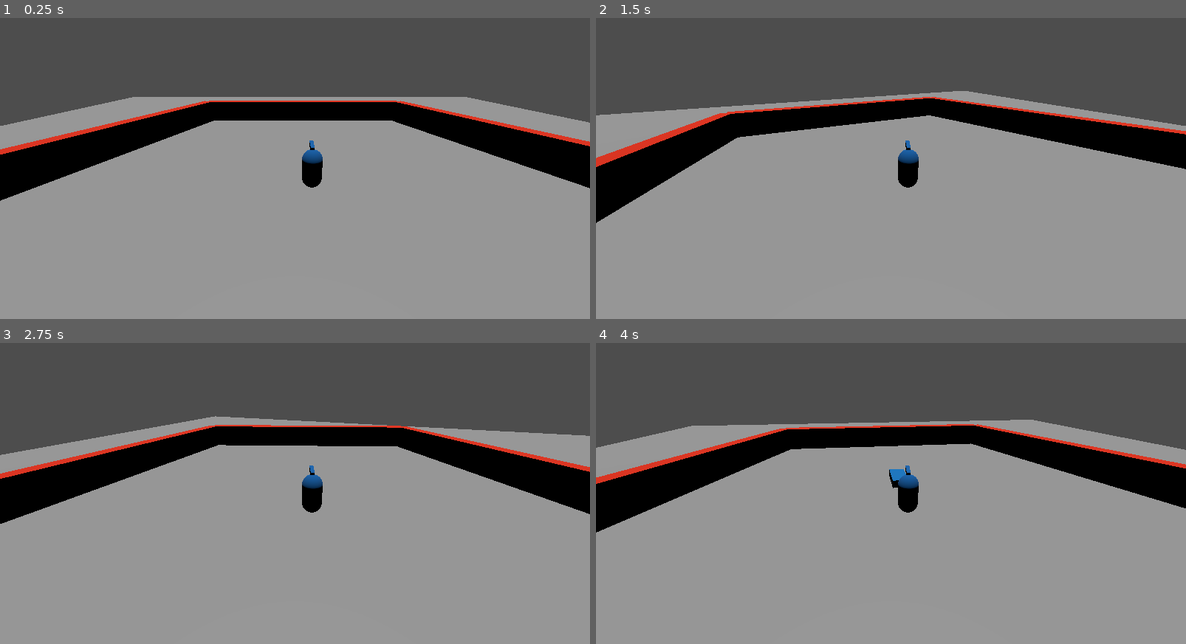
Above: before the commit, frames 1-4 (two rows, left to right).
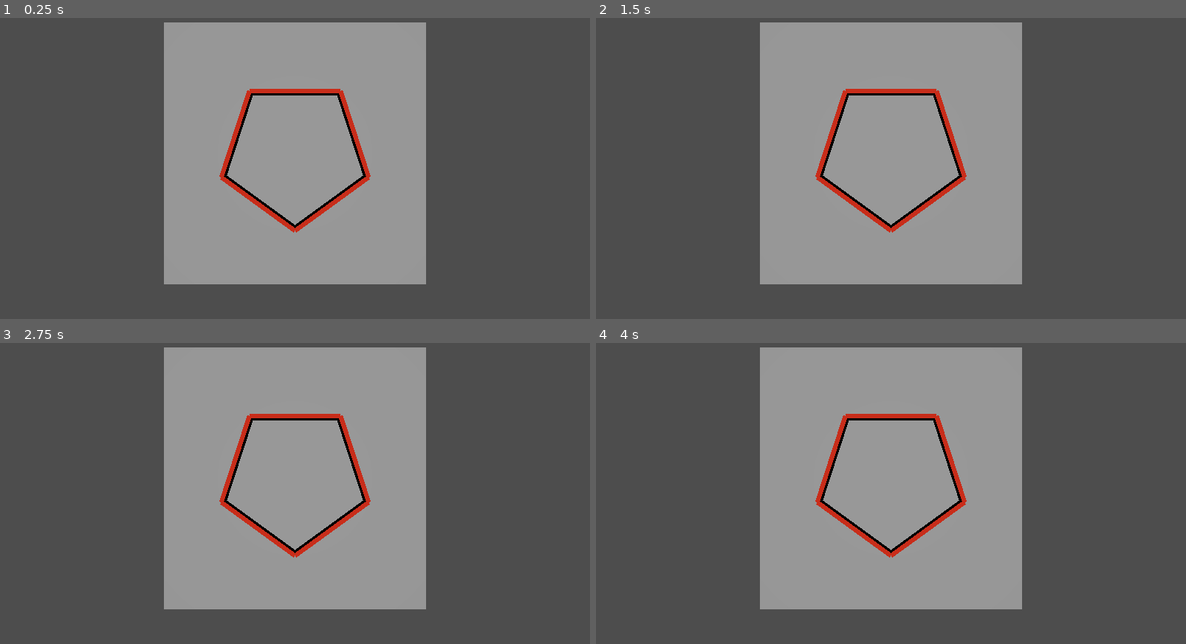
Above: after the commit, the same moments.

Repository: lemmerone/godot-matador
Game: Godot game, scene res://main.tscn
Same seed, same stepped clock (60 frames per second), same inputs: the game is played once before the commit and once after it.
Inputs:
- Up to frame 1 (0.25 s): no input
- Up to frame 2 (1.5 s): tap Enter at 0.5 s; hold Right (rotation_right) 0.53-1.28 s; hold R (remove_mob, bound only after the commit) 0.53-1.28 s; hold A (rotation_left) from 1.28 s (still down); tap Space (dodge) at 1.35 s
- Up to frame 3 (2.75 s): tap R (remove_mob, bound only after the commit) at 1.55 s; release A (rotation_left) at 2.03 s; hold Right (rotation_right) from 2.03 s (still down); hold R (remove_mob, bound only after the commit) from 2.03 s (still down)
- Up to frame 4 (4 s): release R (remove_mob, bound only after the commit) at 2.78 s; tap R (remove_mob, bound only after the commit) at 2.85 s; release Right (rotation_right) at 3.53 s; hold A (rotation_left) from 3.53 s (still down); hold R (remove_mob, bound only after the commit) from 3.53 s (still down); tap Space (dodge) at 3.6 s

The runs differ from the first frame. In frame 1, 60% of the frame differs, in the area x 0-100%, y 1-100%; in frame 2, 59%; in frame 3, 59%; in frame 4, 60%.

Commit message:
feat: player death detection

Diff:
--- a/Bull/bull.gd
+++ b/Bull/bull.gd
@@ -6,6 +6,9 @@
 
 func _process(delta):
 	if (abs(position.x) > abs(border_x)) or (abs(position.z) > abs(border_z)):
+		queue_free()
+	#delete on release
+	if (Input.is_action_pressed("remove_mob")):
 		queue_free()
 
 func _physics_process(_delta):
--- /dev/null
+++ b/HUD/Game Over/game_over.gd
@@ -0,0 +1,6 @@
+extends Control
+
+signal game_over
+
+func _on_restart_pressed():
+	pass
--- /dev/null
+++ b/HUD/Game Over/game_over.tscn
@@ -0,0 +1,44 @@
+[gd_scene load_steps=2 format=3 uid="uid://bpy7xaglwexk0"]
+
+[ext_resource type="Script" path="res://HUD/Game Over/game_over.gd" id="1_w1yi0"]
+
+[node name="GameOver" type="Control"]
+layout_mode = 3
+anchors_preset = 15
+anchor_right = 1.0
+anchor_bottom = 1.0
+grow_horizontal = 2
+grow_vertical = 2
+script = ExtResource("1_w1yi0")
+
+[node name="Label" type="Label" parent="."]
+layout_mode = 1
+anchors_preset = 8
+anchor_left = 0.5
+anchor_top = 0.5
+anchor_right = 0.5
+anchor_bottom = 0.5
+offset_left = -20.0
+offset_top = -11.5
+offset_right = 20.0
+offset_bottom = 11.5
+grow_horizontal = 2
+grow_vertical = 2
+text = "Game Over"
+
+[node name="Restart" type="Button" parent="."]
+layout_mode = 1
+anchors_preset = 8
+anchor_left = 0.5
+anchor_top = 0.5
+anchor_right = 0.5
+anchor_bottom = 0.5
+offset_left = -32.5
+offset_top = 71.0
+offset_right = 32.5
+offset_bottom = 102.0
+grow_horizontal = 2
+grow_vertical = 2
+text = "Restart"
+
+[connection signal="pressed" from="Restart" to="." method="_on_restart_pressed"]
--- a/Player/player.gd
+++ b/Player/player.gd
@@ -1,7 +1,10 @@
 extends CharacterBody3D
 
+signal hit
+
+@onready var health = 3
 var num_sides : int
-var step_rotation = 0.0
+var step_rotation : float
 var direction
 
 const SMOOTH_SPEED = 5.0
@@ -39,3 +42,10 @@
 		position.z = lerp_angle(position.z, 0, delta * SMOOTH_SPEED)
 
 	rotation.y = lerp_angle(rotation.y, step_rotation, delta * SMOOTH_SPEED)
+
+func die():
+	hit.emit()
+	queue_free()
+
+func _on_mob_detector_body_entered(body):
+	die()
--- a/Player/player.tscn
+++ b/Player/player.tscn
@@ -1,8 +1,6 @@
 [gd_scene load_steps=7 format=3 uid="uid://b5ka4q4vq1vpx"]
 
 [ext_resource type="Script" path="res://Player/player.gd" id="1_ejmbr"]
-
-[sub_resource type="CapsuleShape3D" id="CapsuleShape3D_xgxii"]
 
 [sub_resource type="StandardMaterial3D" id="StandardMaterial3D_pkwxm"]
 albedo_color = Color(0, 0.360784, 0.639216, 1)
@@ -17,23 +15,40 @@
 material = SubResource("StandardMaterial3D_ghc7u")
 size = Vector3(0.2, 0.2, 1)
 
+[sub_resource type="CapsuleShape3D" id="CapsuleShape3D_xgxii"]
+
 [node name="Player" type="CharacterBody3D"]
 collision_layer = 2
 collision_mask = 2
 script = ExtResource("1_ejmbr")
 
+[node name="Pivot" type="Node3D" parent="."]
+
+[node name="Body" type="MeshInstance3D" parent="Pivot"]
+transform = Transform3D(1, 0, 0, 0, 1, 0, 0, 0, 1, 0, 1, 0)
+mesh = SubResource("CapsuleMesh_ixlwm")
+skeleton = NodePath("../..")
+
+[node name="Arm" type="MeshInstance3D" parent="Pivot"]
+transform = Transform3D(1, 0, 0, 0, 1, 0, 0, 0, 1, 0, 2.02, 0.5)
+mesh = SubResource("BoxMesh_hlv0n")
+skeleton = NodePath("../..")
+
 [node name="CollisionShape3D" type="CollisionShape3D" parent="."]
 transform = Transform3D(1, 0, 0, 0, 1, 0, 0, 0, 1, 0, 1, 0)
 shape = SubResource("CapsuleShape3D_xgxii")
 
-[node name="Body" type="MeshInstance3D" parent="."]
+[node name="MobDetector" type="Area3D" parent="."]
+collision_layer = 0
+collision_mask = 2
+monitorable = false
+
+[node name="CollisionShape3D" type="CollisionShape3D" parent="MobDetector"]
 transform = Transform3D(1, 0, 0, 0, 1, 0, 0, 0, 1, 0, 1, 0)
-mesh = SubResource("CapsuleMesh_ixlwm")
-
-[node name="Arm" type="MeshInstance3D" parent="."]
-transform = Transform3D(1, 0, 0, 0, 1, 0, 0, 0, 1, 0, 2.02, 0.5)
-mesh = SubResource("BoxMesh_hlv0n")
+shape = SubResource("CapsuleShape3D_xgxii")
 
 [node name="Camera3D" type="Camera3D" parent="."]
 transform = Transform3D(-1, -3.41911e-08, 8.04594e-08, 0, 0.920348, 0.391101, -8.74228e-08, 0.391101, -0.920348, 0.843656, 5.87323, -9.53888)
 current = true
+
+[connection signal="body_entered" from="MobDetector" to="." method="_on_mob_detector_body_entered"]
--- a/World/Wall/wall.tscn
+++ b/World/Wall/wall.tscn
@@ -1,11 +1,4 @@
-[gd_scene load_steps=5 format=3 uid="uid://4cvkcs1ctn0t"]
-
-[sub_resource type="GDScript" id="GDScript_i3mur"]
-script/source = "extends StaticBody3D
-
-func _get_wall_size():
-	return $MeshInstance3D.mesh.size.x
-"
+[gd_scene load_steps=4 format=3 uid="uid://4cvkcs1ctn0t"]
 
 [sub_resource type="BoxShape3D" id="BoxShape3D_jkan1"]
 size = Vector3(20, 2, 1)
@@ -17,7 +10,6 @@
 albedo_color = Color(0.780392, 0.141176, 0, 1)
 
 [node name="Wall" type="StaticBody3D"]
-script = SubResource("GDScript_i3mur")
 
 [node name="CollisionShape3D" type="CollisionShape3D" parent="."]
 transform = Transform3D(1, 0, 0, 0, 1, 0, 0, 0, 1, 0, 1, 0)
--- a/main.gd
+++ b/main.gd
@@ -18,3 +18,6 @@
 
 	mob.initialize(random_mob_poss(), player_position)
 	add_child(mob)
+
+func _on_player_hit():
+	$MobTimer.stop()
--- a/main.tscn
+++ b/main.tscn
@@ -1,9 +1,10 @@
-[gd_scene load_steps=5 format=3 uid="uid://c2tlrblo00eu6"]
+[gd_scene load_steps=6 format=3 uid="uid://c2tlrblo00eu6"]
 
 [ext_resource type="Script" path="res://main.gd" id="1_f6e0p"]
 [ext_resource type="PackedScene" uid="uid://c7m1richxkw1d" path="res://World/world.tscn" id="1_kutdq"]
 [ext_resource type="PackedScene" uid="uid://dchbd6novsg0o" path="res://Bull/bull.tscn" id="2_tk1ih"]
 [ext_resource type="PackedScene" uid="uid://b5ka4q4vq1vpx" path="res://Player/player.tscn" id="3_1lx15"]
+[ext_resource type="PackedScene" uid="uid://bpy7xaglwexk0" path="res://HUD/Game Over/game_over.tscn" id="5_fgbh5"]
 
 [node name="Main" type="Node"]
 script = ExtResource("1_f6e0p")
@@ -12,10 +13,10 @@
 
 [node name="World" parent="." instance=ExtResource("1_kutdq")]
 
-[node name="Player" parent="." instance=ExtResource("3_1lx15")]
-
 [node name="DirectionalLight3D" type="DirectionalLight3D" parent="."]
 transform = Transform3D(1, 0, 0, 0, -4.37114e-08, 1, 0, -1, -4.37114e-08, 0, 1, 0)
+
+[node name="Player" parent="." instance=ExtResource("3_1lx15")]
 
 [node name="Camera3D" type="Camera3D" parent="."]
 transform = Transform3D(-1, -8.74228e-08, -3.82137e-15, 0, -4.37114e-08, 1, -8.74228e-08, 1, 4.37114e-08, 0, 49.4504, 0)
@@ -24,4 +25,15 @@
 wait_time = 3.0
 autostart = true
 
+[node name="HUD" type="Control" parent="."]
+layout_mode = 3
+anchors_preset = 0
+offset_right = 40.0
+offset_bottom = 40.0
+
+[node name="GameOver" parent="HUD" instance=ExtResource("5_fgbh5")]
+visible = false
+layout_mode = 1
+
+[connection signal="hit" from="Player" to="." method="_on_player_hit"]
 [connection signal="timeout" from="MobTimer" to="." method="_on_mob_timer_timeout"]
--- a/project.godot
+++ b/project.godot
@@ -38,6 +38,11 @@
 , Object(InputEventKey,"resource_local_to_scene":false,"resource_name":"","device":-1,"window_id":0,"alt_pressed":false,"shift_pressed":false,"ctrl_pressed":false,"meta_pressed":false,"pressed":false,"keycode":0,"physical_keycode":4194319,"key_label":0,"unicode":0,"echo":false,"script":null)
 ]
 }
+remove_mob={
+"deadzone": 0.5,
+"events": [Object(InputEventKey,"resource_local_to_scene":false,"resource_name":"","device":-1,"window_id":0,"alt_pressed":false,"shift_pressed":false,"ctrl_pressed":false,"meta_pressed":false,"pressed":false,"keycode":0,"physical_keycode":82,"key_label":0,"unicode":114,"echo":false,"script":null)
+]
+}
 
 [rendering]
 
